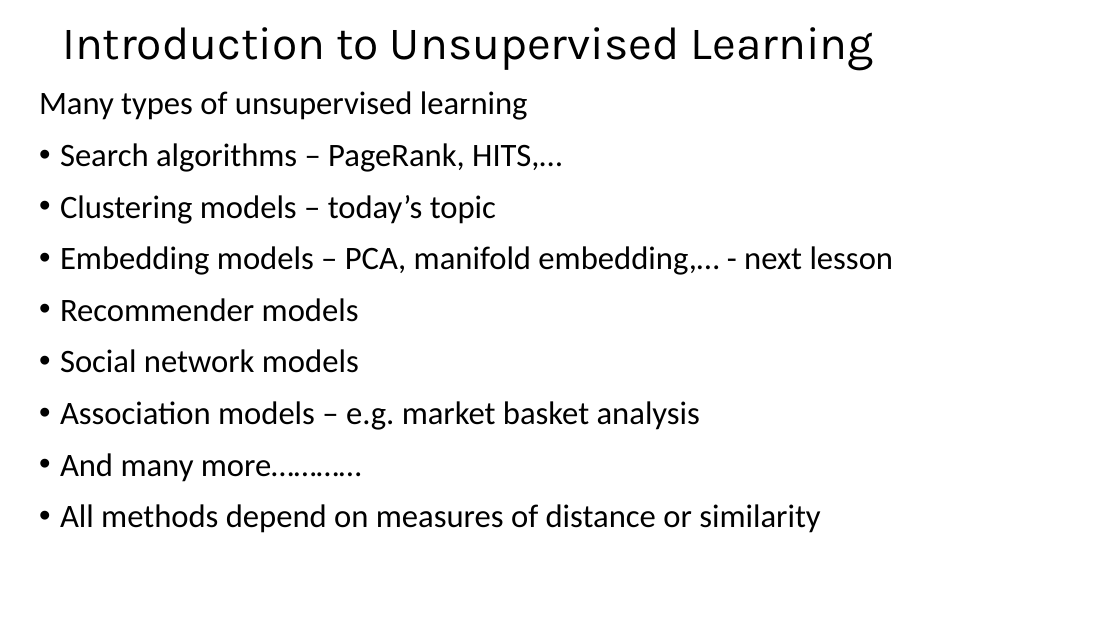
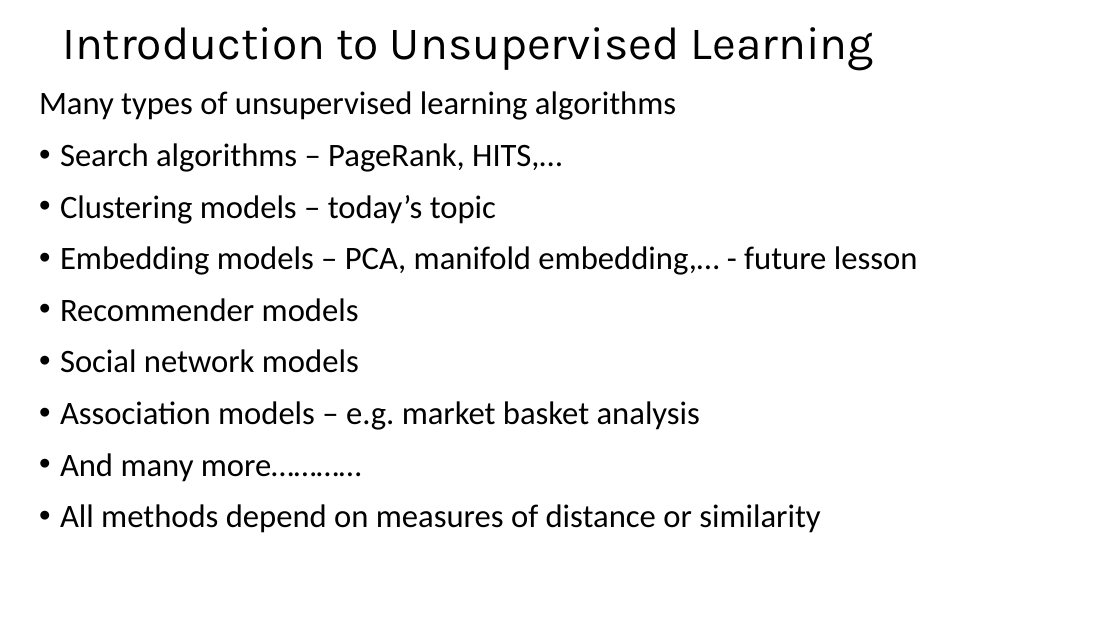
Before and after one commit to StephenElston/CSCI-E-108, a slide deck: slide 4 of slides/9_IntroductionToClustering.pptx (slide 3 before the commit). Drawn at 1120x630 pixels with LibreOffice and Linux fonts; fonts in the diff are those of the drawing. Boxes give left, top, right and bottom in pixels: in the first picture for what was removed or moved away, otherwise in the second. Text is boxed around its words. In the diff, an @@ line names an element or a change of style, - is before the commit and + after.

```diff
--- a/slides/9_IntroductionToClustering.pptx
+++ b/slides/9_IntroductionToClustering.pptx
@@ text at [39, 91, 676, 120]: text changed @@
-Many types of unsupervised learning
+Many types of unsupervised learning algorithms
@@ text at [60, 246, 918, 275]: text changed @@
-• Embedding models – PCA, manifold embedding,… - next lesson
+• Embedding models – PCA, manifold embedding,… - future lesson
```
Also in this commit, not shown: 6 other slides changed, 3 slides added, 1 slide removed.
